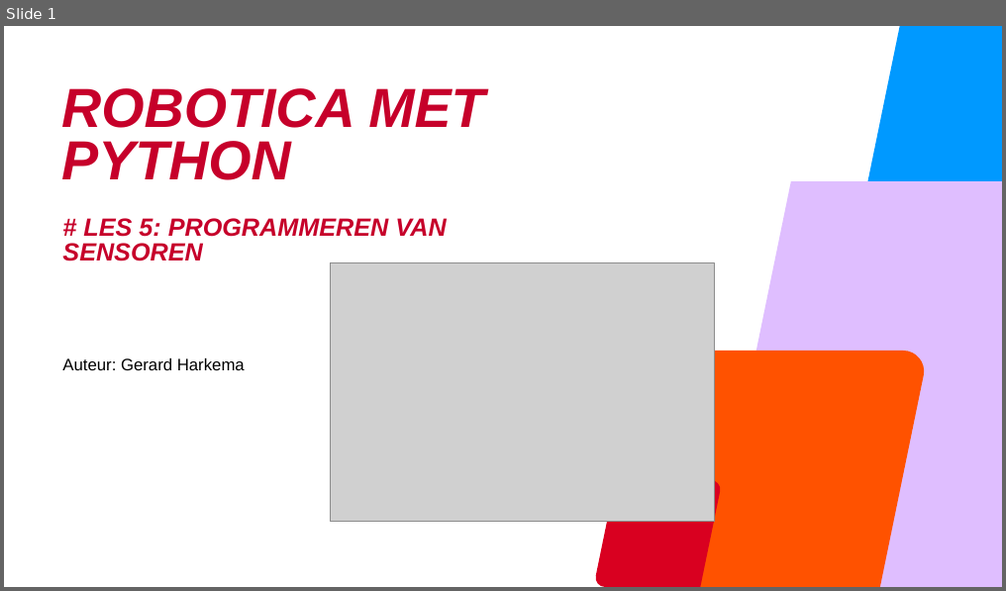
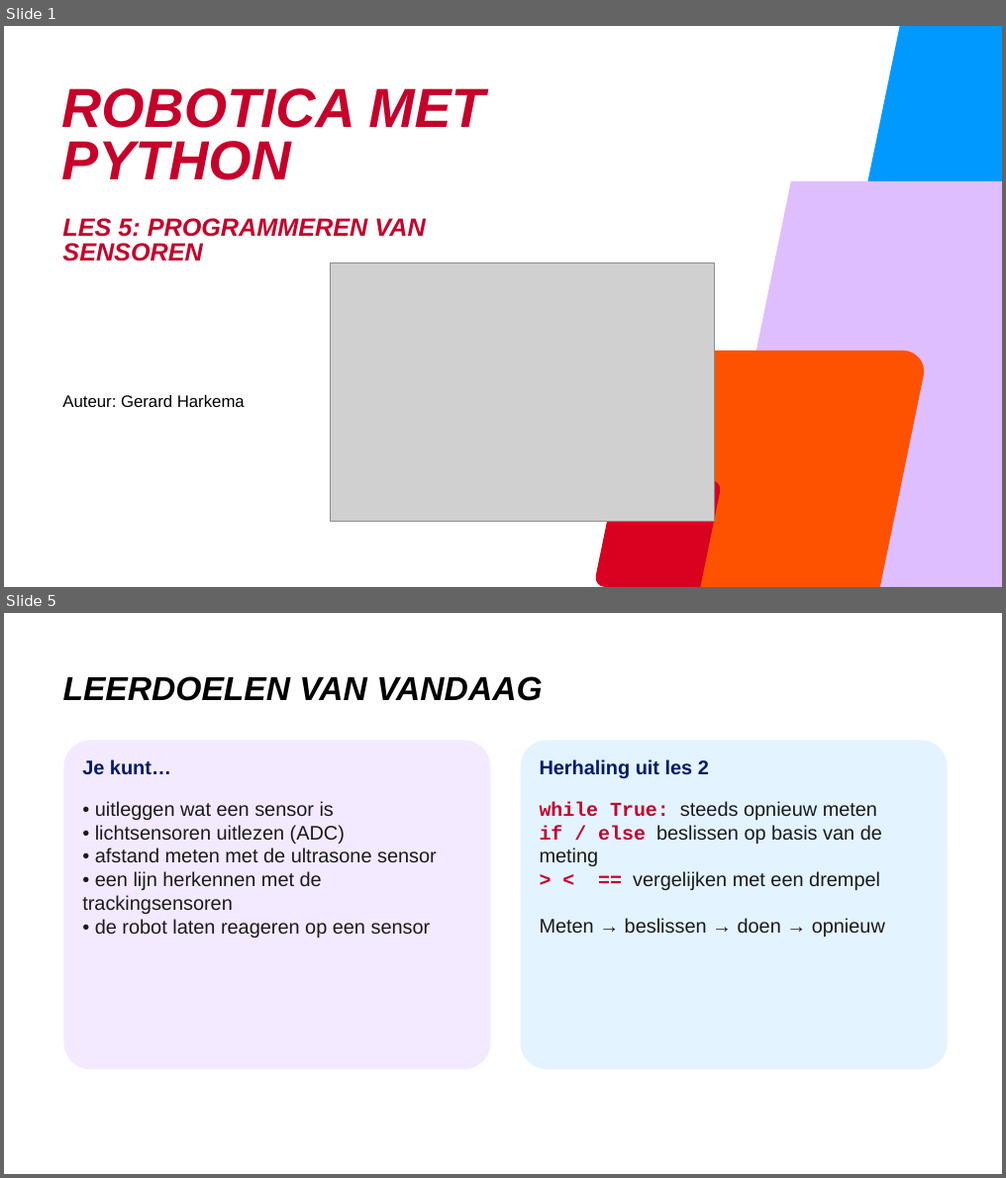
Before and after one commit to AvansMechatronica/vabokCursusRoboticaMetPython, a slide deck: presentaties/les5.pptx. Shown one above the other, each under a label of ours: slide 1 before the commit, slides 1 and 5 after it; the slides between them are not shown. The pictures are 1006x591 and 1006x1178 pixels, drawn with LibreOffice and Linux fonts; fonts in the diff are those of the drawing; grey boxes stand for pictures; background and template pictures are left out. Boxes give left, top, right and bottom in pixels: in the first picture for what was removed or moved away, otherwise in the second. Text is boxed around its words. In the diff, an @@ line names an element or a change of style, - is before the commit and + after.

```diff
--- a/presentaties/les5.pptx
+++ b/presentaties/les5.pptx
@@ slide 5 added at (4, 613, 1002, 1174), background #FFFFFF @@
@@ title added at (63, 676, 542, 701), 32 pt, text #000000, bold, italic @@
+LEERDOELEN VAN VANDAAG
@@ rounded rectangle added at (63, 741, 491, 1069), fill #F4EAFF @@
@@ text added at (82, 760, 171, 775), 19 pt, text #001A6A, bold @@
+Je kunt…
@@ rounded rectangle added at (521, 741, 947, 1069), fill #E3F3FF @@
@@ text added at (540, 760, 709, 779), 19 pt, text #001A6A, bold @@
+Herhaling uit les 2
@@ text added at (82, 801, 437, 938), 19 pt, text #1A1A1A @@
+• uitleggen wat een sensor is
+• lichtsensoren uitlezen (ADC)
+• afstand meten met de ultrasone sensor
+• een lijn herkennen met de trackingsensoren
+• de robot laten reageren op een sensor
@@ text added at (540, 801, 885, 937), 19 pt, text #1A1A1A @@
+while True: steeds opnieuw meten
+if / else beslissen op basis van de meting
+> < == vergelijken met een drempel
+Meten → beslissen → doen → opnieuw
@@ slide 1 changed as well @@
@@ text at (62, 218, 425, 262): text changed @@
-# LES 5: PROGRAMMEREN VAN SENSOREN
+LES 5: PROGRAMMEREN VAN SENSOREN
```
Also in this commit, not shown: 18 other slides added, 6 slides removed, 21 other files.
